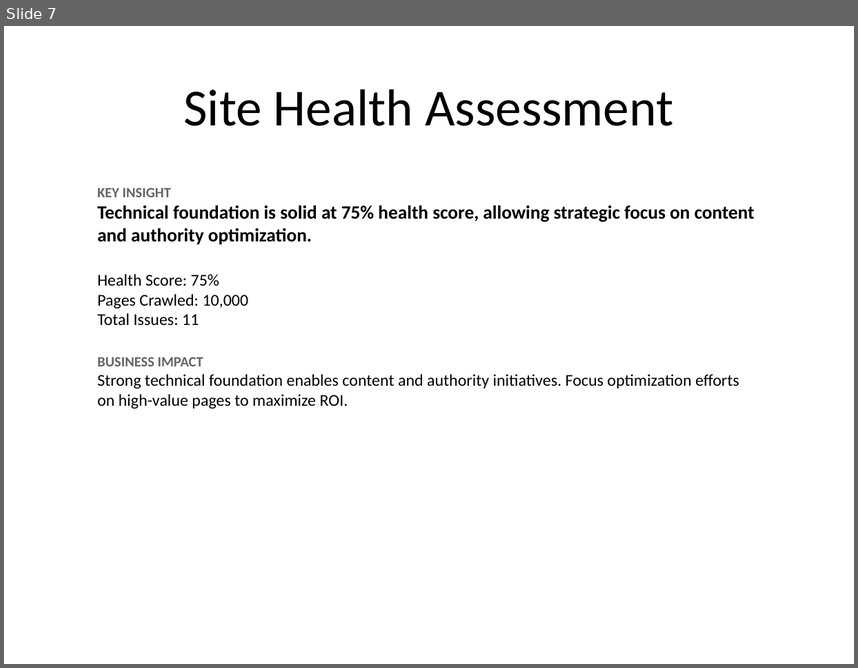
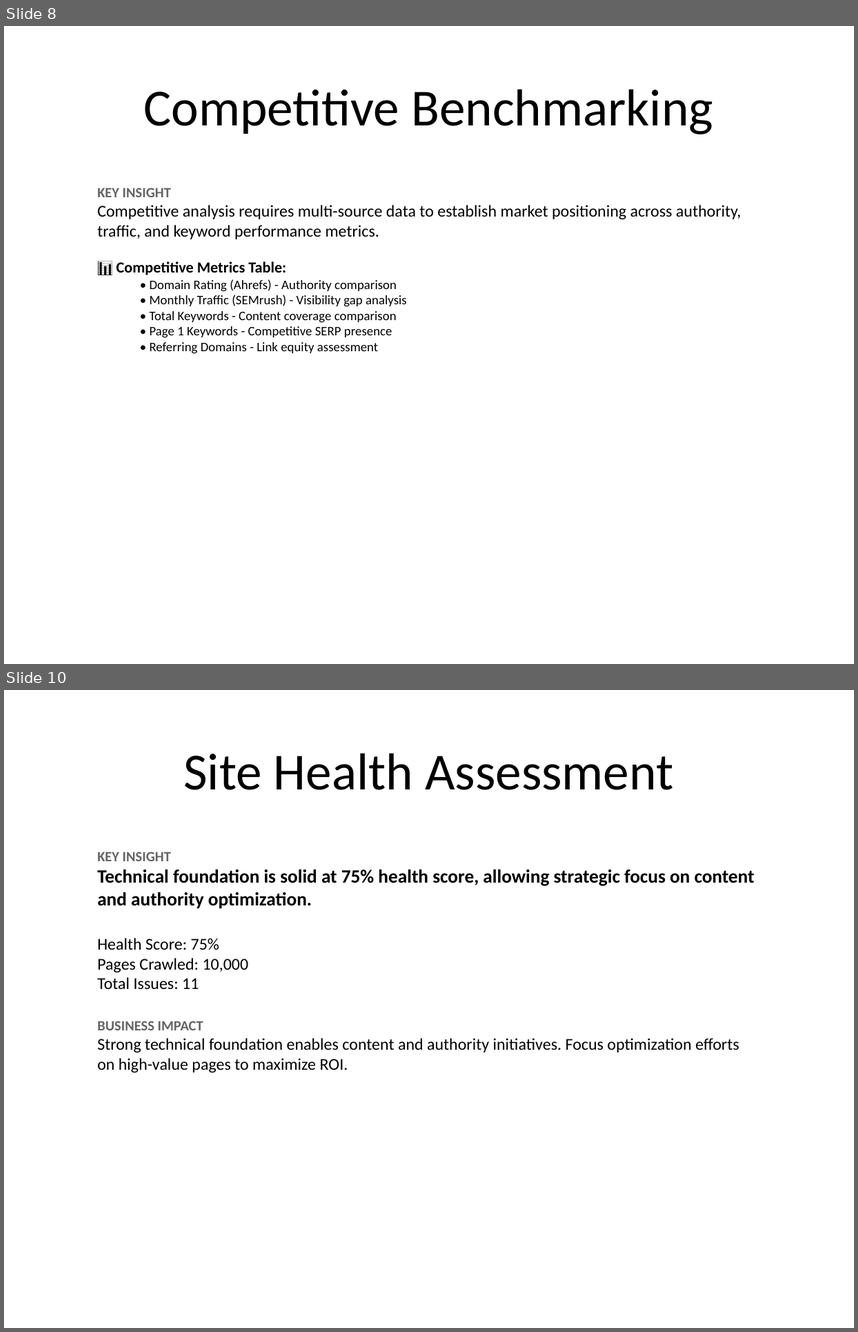
Before and after one commit to analytics-wq/seo-audit-automation, a slide deck: SEO_Strategy.pptx. Shown one above the other, each under a label of ours: slide 7 before the commit, slides 8 and 10 after it; the slides between them are not shown. The pictures are 858x668 and 858x1332 pixels, drawn with LibreOffice and Linux fonts; fonts in the diff are those of the drawing. Boxes give left, top, right and bottom in pixels: in the first picture for what was removed or moved away, otherwise in the second. Text is boxed around its words. In the diff, an @@ line names an element or a change of style, - is before the commit and + after.

```diff
--- a/SEO_Strategy.pptx
+++ b/SEO_Strategy.pptx
@@ slide 8 added at [4, 26, 854, 664], background #FFFFFF @@
@@ title added at [143, 89, 713, 134], 44 pt, text #000000 @@
+Competitive Benchmarking
@@ text added at [97, 187, 741, 354], 11 pt, text #000000 @@
+KEY INSIGHT
+Competitive analysis requires multi-source data to establish market positioning across authority, traffic, and keyword performance metrics.
+📊 Competitive Metrics Table:
+  • Domain Rating (Ahrefs) - Authority comparison
+  • Monthly Traffic (SEMrush) - Visibility gap analysis
+  • Total Keywords - Content coverage comparison
+  • Page 1 Keywords - Competitive SERP presence
+  • Referring Domains - Link equity assessment
@@ what was slide 7 is now slide 10 @@
```
Also in this commit, not shown: 1 slide changed, 11 other slides added, 1 other file.
